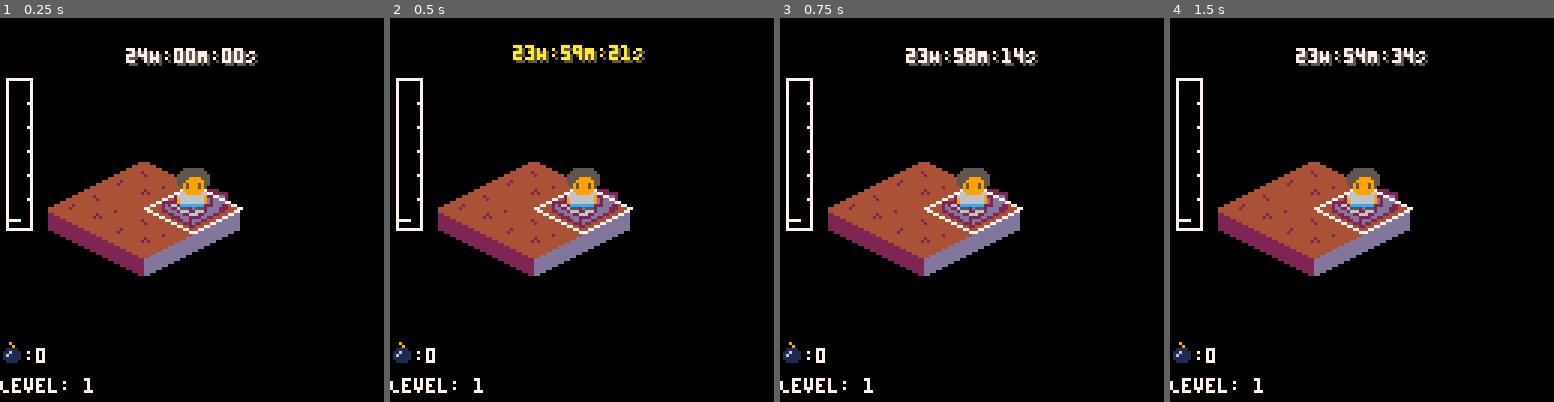
Above: before the commit, frames 1-4 (left to right).
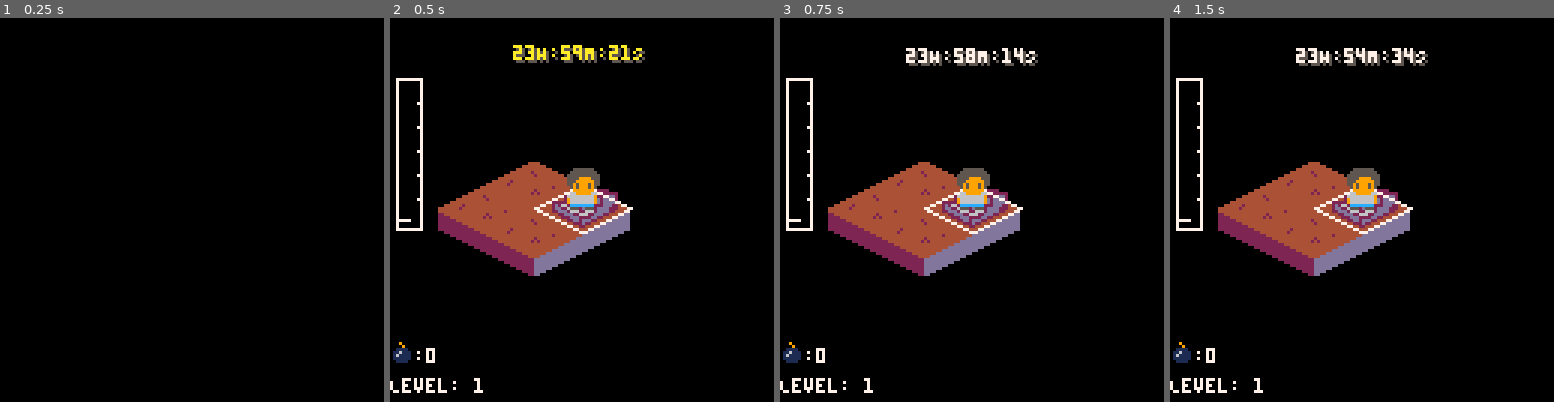
Above: after the commit, the same moments.

Repository: scottnm/collards.p8
Game: PICO-8 cartridge collards.p8
Two runs of this game, one before a commit and one after it. Both use one fixed random seed, a clock stepped at 60 frames per second and the inputs below.
Inputs:
- Up to frame 1 (0.25 s): no input
- Up to frame 2 (0.5 s): tap X (X key) at 0.33 s
- Up to frame 3 (0.75 s): tap O (Z key) at 0.7 s
- Up to frame 4 (1.5 s): tap X (X key) at 1.07 s

The runs differ from the first frame. In frame 1, 12% of the frame differs, in the area x 0-68%, y 7-98%; in frame 2, nothing differs; in frame 3, nothing differs; in frame 4, nothing differs.

Commit message:
now there's a proper init for each screen

Diff:
--- a/main.lua
+++ b/main.lua
@@ -60,15 +60,10 @@
     return 5 * 60 * 30 -- five minutes worth of ticks
 end
 
-function _init()
-    reset()
-end
-
-function reset()
+function _init_main_game()
     -- All global variables initialized here
     g_banner = nil
     g_maingame_tick_count = 0
-    g_game_phase = GamePhase.PreGame
     g_game_over_state = nil
     g_player = {
         book_state = BookState.NotFound,
@@ -106,12 +101,16 @@
         BombFlash = create_anim({74, 74, 74, 74, 74, 74, 74, 75, 74, 74, 75, 74, 74, 75, 74}, 15, 1, false),
     }
     g_game_timer_ui = make_ui_timer(on_ui_timer_shake, MAINGAME_TIME_LIMIT())
-    g_game_timer_ui.set_blinking(true)
 
     g_maps = gen_maps(10)
     move_to_level(1, TileType.FloorEntry)
 
     g_detector = { cursor_val = 0, cursor_target = 0, next_scan = 0 }
+    music(0, 1000, 7)
+end
+
+function _init_game_over()
+    -- noop
 end
 
 function _update_main_game(input)
@@ -449,7 +448,7 @@
         g_game_over_state.game_over_text_frame_cnt += 1
         local text_finished = g_game_over_state.game_over_text_frame_cnt >= g_game_over_state.game_over_text_final_frame_cnt
         if text_finished and (input.btn_x or input.btn_o) then
-            reset()
+            set_phase(GamePhase.PreGame)
         end
     end
 end
@@ -1448,6 +1447,6 @@
         g_game_over_state.game_over_text = gen_lose_text()
     end
     g_game_timer_ui.set_blinking(true)
-    g_game_phase = GamePhase.GameOver
+    set_phase(GamePhase.GameOver)
     music(-1, 1000)
 end
--- a/pregame.lua
+++ b/pregame.lua
@@ -1,13 +1,17 @@
 -- title screen
 
+function _init_title_screen()
+    --noop
+end
+
 function _update_title_screen(input)
+    --update_anim(g_player
     if input.any_change then
-        g_game_timer_ui.set_blinking(false)
-        g_game_phase = GamePhase.MainGame
-        music(0, 1000, 7)
+        set_phase(GamePhase.MainGame)
     end
 end
 
 function _draw_title_screen()
-    _draw_main_game() -- FIXME: tmp
+    -- _draw_main_game() -- FIXME: tmp
+    cls(Colors.Black)
 end
--- a/screens.lua
+++ b/screens.lua
@@ -5,6 +5,10 @@
     MainGame = 2,
     GameOver = 3,
 }
+
+function _init()
+    set_phase(GamePhase.PreGame)
+end
 
 function _draw()
     if g_game_phase == GamePhase.PreGame then
@@ -26,3 +30,14 @@
         _update_game_over(input)
     end
 end
+
+function set_phase(p)
+    if p == GamePhase.PreGame then
+        _init_title_screen()
+    elseif p == GamePhase.MainGame then
+        _init_main_game()
+    elseif p == GamePhase.GameOver then
+        _init_game_over()
+    end
+    g_game_phase = p
+end
--- a/timer.lua
+++ b/timer.lua
@@ -29,7 +29,7 @@
 
 function make_ui_timer(on_shake, total_ticks)
     local self = {
-        blinking = true,
+        blinking = false,
         blink_ticks = 0,
         blink_period = 25,
         real_time_ticks = nil,
